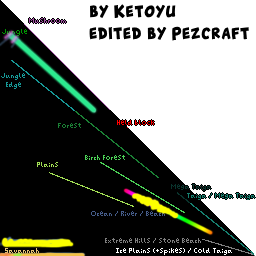
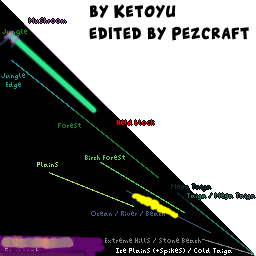
Comparing the layer stacks of the two (256, 256) images. Changes:
added layer "Layer 5" in group "grass.png" over 0, 234, 106, 256
added layer "Emy Desert Fix" in group "grass.png" over 0, 234, 75, 251
hid "Layer 4" over 123, 187, 214, 236
